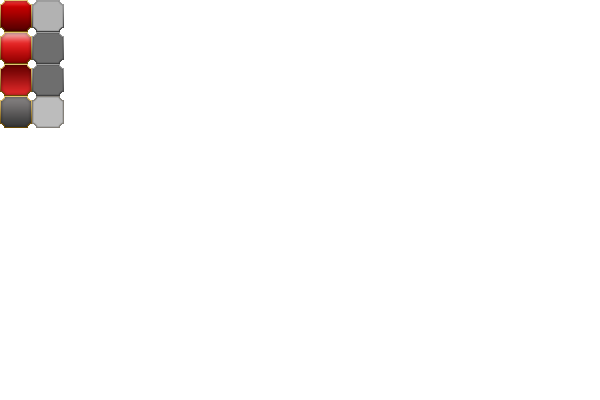
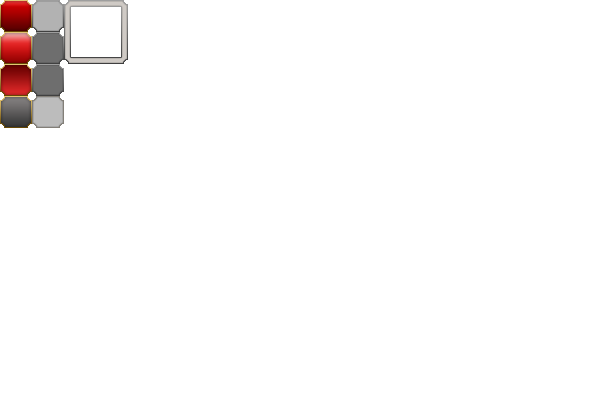
Layer changes from the first 600px x 400px image to the second:
added group "Minimap" with 1 layers above "Layer 2" over [64,0,128,64]
added layer "Layer 3" in group "Minimap" over [64,0,128,64]
